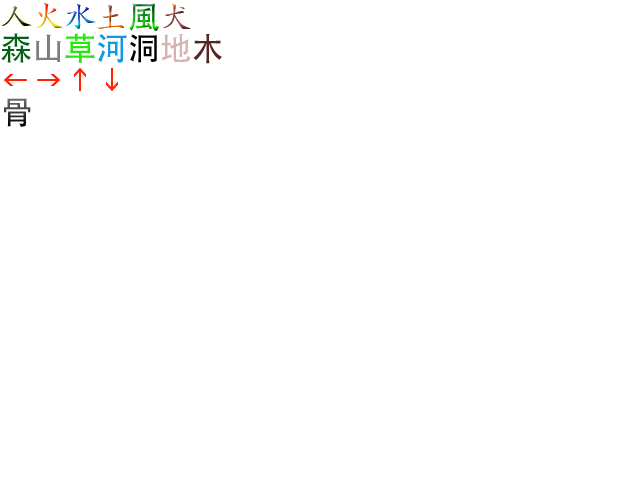
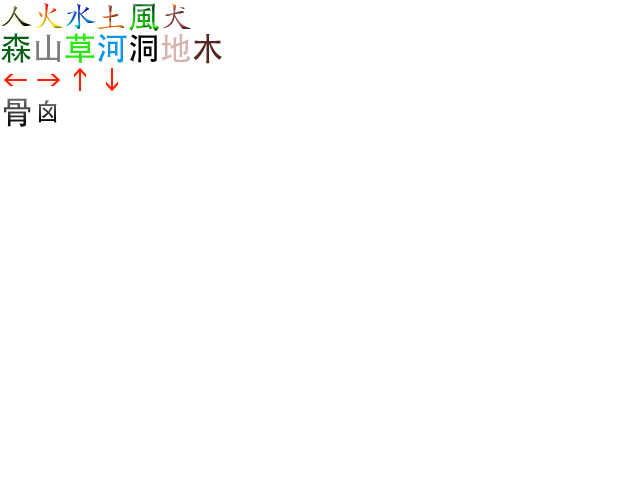
Revision of a layered (640, 480) image; what changed, layer by layer:
added layer "skull" above "skeleton" over bbox(38, 100, 57, 123)
